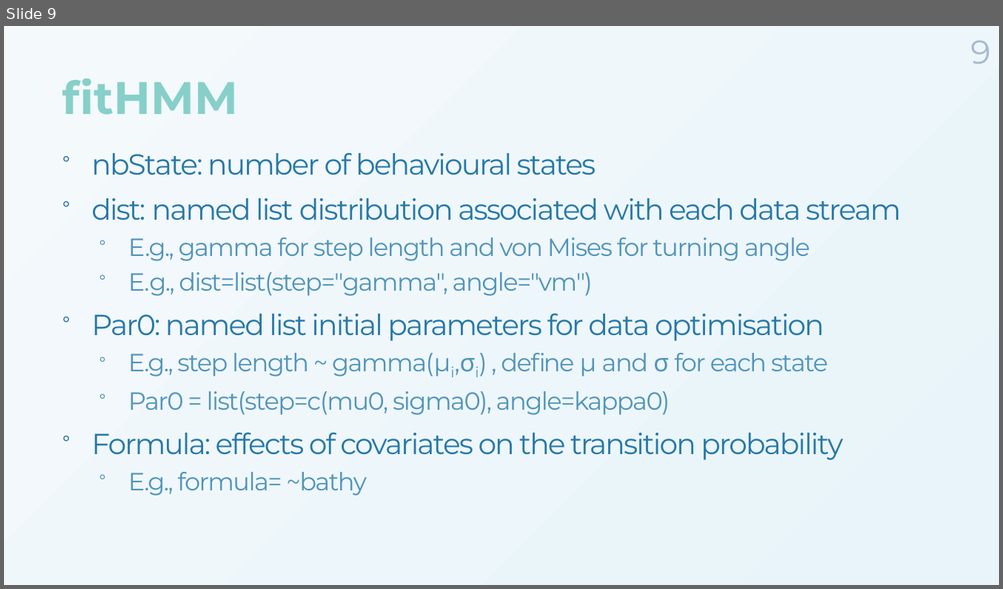
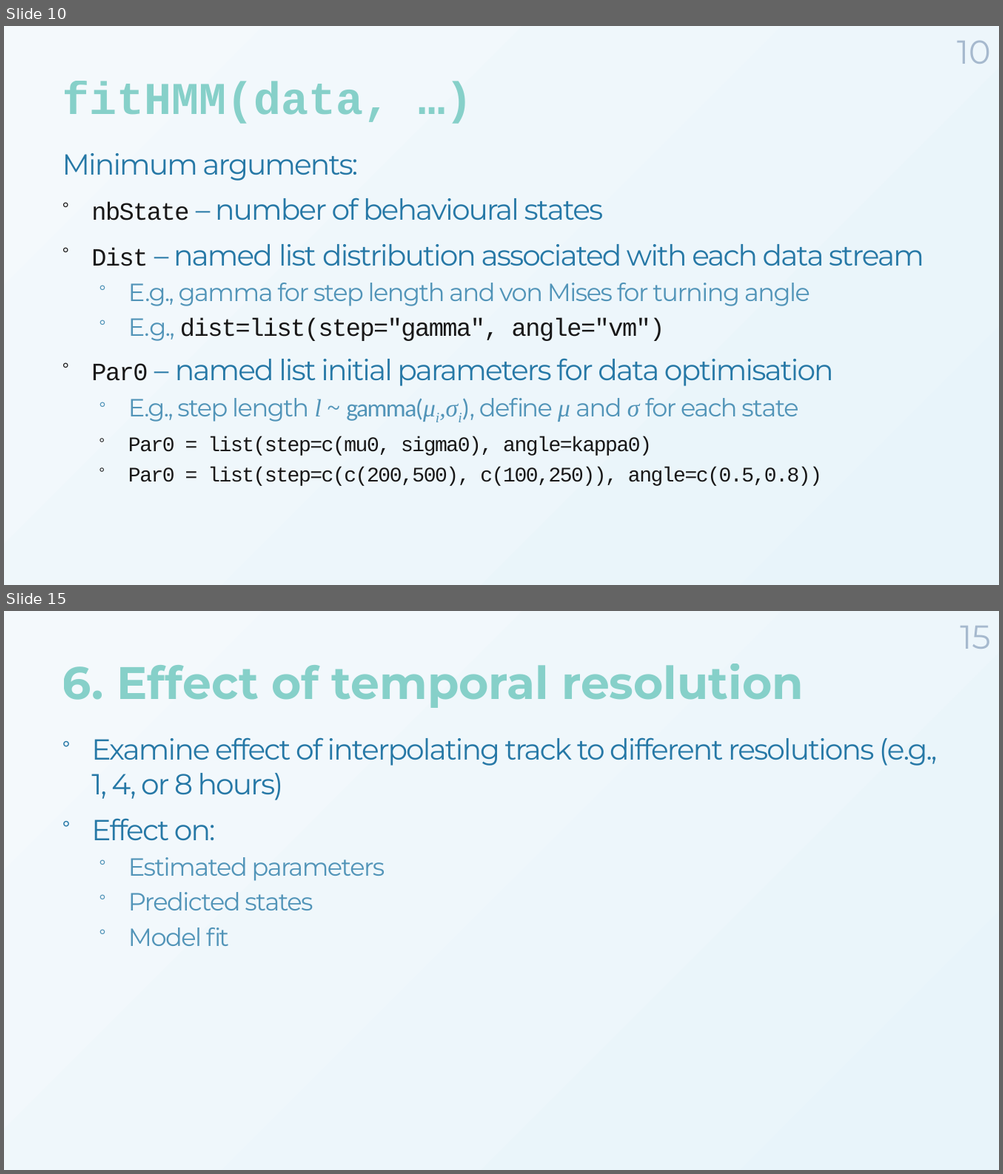
Before and after one commit to MarieAugerMethe/DFO_HMM_2022, a slide deck: Day1/HMM_Tutorial_Day1.pptx. Shown one above the other, each under a label of ours: slide 9 before the commit, slides 10 and 15 after it; the slides between them are not shown. The pictures are 1003x589 and 1003x1174 pixels, drawn with LibreOffice and Linux fonts; fonts in the diff are those of the drawing; background and template pictures are left out. Boxes give left, top, right and bottom in pixels: in the first picture for what was removed or moved away, otherwise in the second. Text is boxed around its words. In the diff, an @@ line names an element or a change of style, - is before the commit and + after.

```diff
--- a/Day1/HMM_Tutorial_Day1.pptx
+++ b/Day1/HMM_Tutorial_Day1.pptx
@@ slide 15 added at [4,611,999,1170], background gradient #F4F9FC to #E8F4FA @@
@@ page number added at [959,626,990,649], 32 pt, text #A6B9CE @@
+15
@@ title added at [62,664,803,708], 44 pt, text gradient #7BCCC4 to #0868AC, bold @@
+6. Effect of temporal resolution
@@ text added at [91,738,936,946], 28 pt, text #2678A6 @@
+° Examine effect of interpolating track to different resolutions (e.g., 1, 4, or 8 hours)
+° Effect on:
+  ° Estimated parameters
+  ° Predicted states
+  ° Model fit
@@ what was slide 9 is now slide 10 @@
@@ slide 10 changed as well @@
@@ page number at [956,40,990,64]: text changed @@
-9
+10
@@ title at [62,82,390,124]: text changed; font Montserrat to Courier New @@
-fitHMM
+fitHMM(data, …)
@@ text at [62,153,924,266]: text changed @@
-° nbState: number of behavioural states
-° dist: named list distribution associated with each data stream
+Minimum arguments:
+° nbState – number of behavioural states
+° Dist – named list distribution associated with each data stream
@@ text at [128,318,665,456]: font Montserrat to Courier New, text colour #5194B8 to #181717 in "dist=list(step="gamma", angle="vm")", "Par0 = list(step=c(mu0, sigma0), angle=kappa0)"; size 24 to 20 pt in "Par0 = list(step=c(mu0, sigma0), angle=kappa0)" @@
@@ text at [91,358,834,422]: text changed @@
-° Par0: named list initial parameters for data optimisation
-  ° E.g., step length ~ gamma(μi,σi) , define μ and σ for each state
+° Par0 – named list initial parameters for data optimisation
+  ° E.g., step length l ~ gamma(μi,σi), define μ and σ for each state
@@ text at [128,467,822,486]: text changed; size 28 to 20 pt; font Montserrat to Courier New; text colour #2678A6 to #181717 @@
-° Formula: effects of covariates on the transition probability
-  ° E.g., formula= ~bathy
+  ° Par0 = list(step=c(c(200,500), c(100,250)), angle=c(0.5,0.8))
```
Also in this commit, not shown: 6 other slides changed, 6 other slides added, 2 slides removed, 7 other files.
